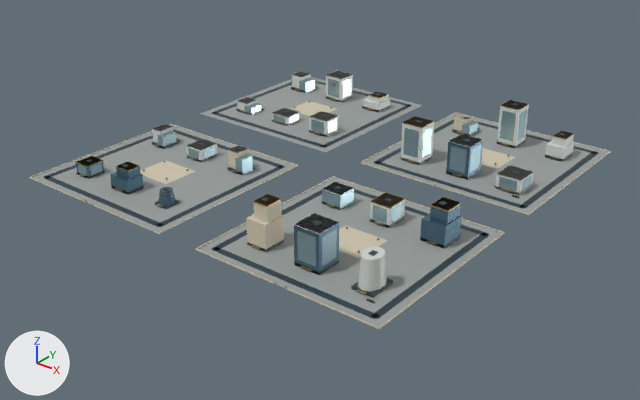
Two versions of the glTF model web/public/assets/3d/ampliworld/GC-CITY-2030/GC-TILE-04-12.glb, one commit apart.
The view is the same before and after, from a 50 mm lens placed at (-5079.0, 1821.0, 652.0), pointed at (-5986.0, 2955.0, -51.0). The lights are fixed; the arrows at lower left show +X, +Y and +Z. The first picture is the older version. Where no turn or scale is listed for an object, it has been applied to the vertices. Vertices at exactly the same position are counted once.

Script lines for the objects in view, before the commit:
```python
ob_gc_tile_04_12_blue = bpy.data.objects.new('GC-TILE-04-12-blue', me_mesh_9)
ob_gc_tile_04_12_blue.location = (0.0, 0.0, 0.0)
ob_gc_tile_04_12_dark = bpy.data.objects.new('GC-TILE-04-12-dark', me_mesh_1)
ob_gc_tile_04_12_dark.location = (0.0, 0.0, 0.0)
ob_gc_tile_04_12_glass = bpy.data.objects.new('GC-TILE-04-12-glass', me_mesh_6)
ob_gc_tile_04_12_glass.location = (0.0, 0.0, 0.0)
ob_gc_tile_04_12_gold = bpy.data.objects.new('GC-TILE-04-12-gold', me_mesh_7)
ob_gc_tile_04_12_gold.location = (0.0, 0.0, 0.0)
ob_gc_tile_04_12_ivory = bpy.data.objects.new('GC-TILE-04-12-ivory', me_mesh_2)
ob_gc_tile_04_12_ivory.location = (0.0, 0.0, 0.0)
ob_gc_tile_04_12_paving = bpy.data.objects.new('GC-TILE-04-12-paving', me_mesh_0)
ob_gc_tile_04_12_paving.location = (0.0, 0.0, 0.0)
ob_gc_tile_04_12_white = bpy.data.objects.new('GC-TILE-04-12-white', me_mesh_5)
ob_gc_tile_04_12_white.location = (0.0, 0.0, 0.0)
```
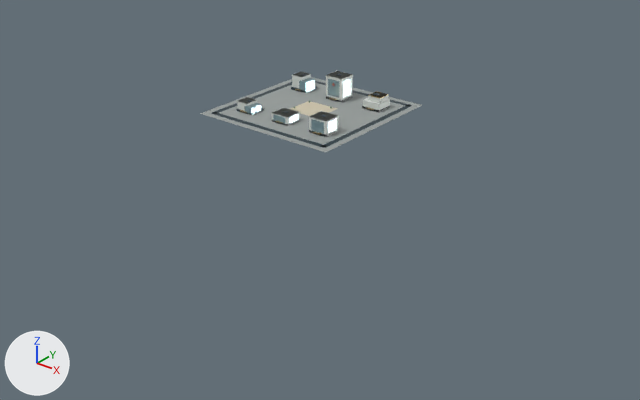
Location of each change, (x1, y1, x2, y2) in pixels of the pictures (640 x 400 px):
'GC-TILE-04-12-paving', reshaped (61% narrower, 70% shorter)
    before: (31, 77, 608, 327)
    after: (200, 77, 422, 152)
'GC-TILE-04-12-dark', reshaped (64% narrower, 70% shorter)
    before: (44, 74, 599, 319)
    after: (211, 74, 411, 148)
'GC-TILE-04-12-ivory', reshaped (92% narrower, 93% shorter)
    before: (29, 101, 611, 329)
    after: (291, 101, 337, 116)
'GC-TILE-04-12-white', reshaped (64% narrower, 70% shorter)
    before: (152, 71, 574, 291)
    after: (237, 71, 390, 137)
'GC-TILE-04-12-glass', reshaped (76% narrower, 70% shorter)
    before: (77, 78, 532, 267)
    after: (244, 78, 351, 134)
'GC-TILE-04-12-blue', deleted
    before: (76, 134, 483, 275)
'GC-TILE-04-12-gold', reshaped (70% narrower, 78% shorter)
    before: (76, 89, 574, 301)
    after: (240, 89, 389, 134)
part 1 of me_mesh_0, deleted
    before: (362, 114, 608, 213)
part 2 of me_mesh_0, deleted
    before: (31, 125, 296, 233)
part 3 of me_mesh_0, deleted
    before: (198, 178, 502, 327)
part 4 of me_mesh_1, deleted
    before: (44, 103, 599, 319)
part 5 of me_mesh_2, deleted
    before: (29, 112, 611, 329)
part 6 of me_mesh_5, deleted
    before: (152, 100, 574, 291)
part 7 of me_mesh_6, deleted
    before: (77, 110, 532, 267)
part 8 of me_mesh_7, deleted
    before: (76, 100, 574, 301)

What the commit changed:
me_mesh_0 is used by ob_gc_tile_04_12_paving; location (0.0, 0.0, 0.0).
me_mesh_0 had 32 vertices, 48 faces and spanned x -6379.0..-5621.0, y 2621.0..3379.0, z 0.0.
me_mesh_0 now has 8 vertices, 12 faces and spans x -6379.0..-6041.0, y 3041.0..3379.0, z 0.0.
me_mesh_0 part 1: the loose piece of 8 vertices spanning x -5959.0..-5621.0, y 3041.0..3379.0, z 0.0 is deleted.
me_mesh_0 part 2: the loose piece of 8 vertices spanning x -6379.0..-6041.0, y 2621.0..2959.0, z 0.0 is deleted.
me_mesh_0 part 3: the loose piece of 8 vertices spanning x -5959.0..-5621.0, y 2621.0..2959.0, z 0.0 is deleted.
me_mesh_1 is used by ob_gc_tile_04_12_dark; location (0.0, 0.0, 0.0).
me_mesh_1 had 528 vertices, 792 faces and spanned x -6364.0..-5636.0, y 2636.0..3364.0, z 0.0..80.0.
me_mesh_1 now has 128 vertices, 192 faces and spans x -6364.0..-6056.0, y 3056.0..3364.0, z 0.0..54.0.
me_mesh_1 part 4: 50 loose pieces with 400 vertices, spanning x -6364.0..-5636.0, y 2636.0..3364.0, z 0.0..80.0, are deleted.
me_mesh_2 is used by ob_gc_tile_04_12_ivory; location (0.0, 0.0, 0.0).
me_mesh_2 had 184 vertices, 276 faces and spanned x -6380.0..-5620.0, y 2620.0..3380.0, z 0.0..74.0.
me_mesh_2 now has 8 vertices, 12 faces and spans x -6250.0..-6170.0, y 3174.0..3246.0, z 0.0.
me_mesh_2 part 5: 22 loose pieces with 176 vertices, spanning x -6380.0..-5620.0, y 2620.0..3380.0, z 0.0..74.0, are deleted.
me_mesh_5 is used by ob_gc_tile_04_12_white; location (0.0, 0.0, 0.0).
me_mesh_5 had 246 vertices, 376 faces and spanned x -6332.0..-5666.0, y 2678.0..3324.0, z 0.0..79.0.
me_mesh_5 now has 96 vertices, 144 faces and spans x -6332.0..-6088.0, y 3102.0..3322.0, z 0.0..53.0.
me_mesh_5 part 6: 17 loose pieces with 150 vertices, spanning x -6327.0..-5666.0, y 2678.0..3324.0, z 0.0..79.0, are deleted.
me_mesh_6 is used by ob_gc_tile_04_12_glass; location (0.0, 0.0, 0.0).
me_mesh_6 had 432 vertices, 648 faces and spanned x -6326.0..-5667.0, y 2679.0..3322.0, z 0.0..70.0.
me_mesh_6 now has 112 vertices, 168 faces and spans x -6307.0..-6088.0, y 3102.0..3322.0, z 0.0..47.0.
me_mesh_6 part 7: 40 loose pieces with 320 vertices, spanning x -6326.0..-5667.0, y 2679.0..3322.0, z 0.0..70.0, are deleted.
me_mesh_7 is used by ob_gc_tile_04_12_gold; location (0.0, 0.0, 0.0).
me_mesh_7 had 604 vertices, 948 faces and spanned x -6327.0..-5661.0, y 2620.0..3322.0, z 0.0..79.0.
me_mesh_7 now has 56 vertices, 84 faces and spans x -6319.0..-6090.0, y 3098.0..3320.0, z 4.0..30.0.
me_mesh_7 part 8: 58 loose pieces with 548 vertices, spanning x -6327.0..-5661.0, y 2620.0..3322.0, z 0.0..79.0, are deleted.
Object 'GC-TILE-04-12-blue' (ob_gc_tile_04_12_blue) is deleted.
